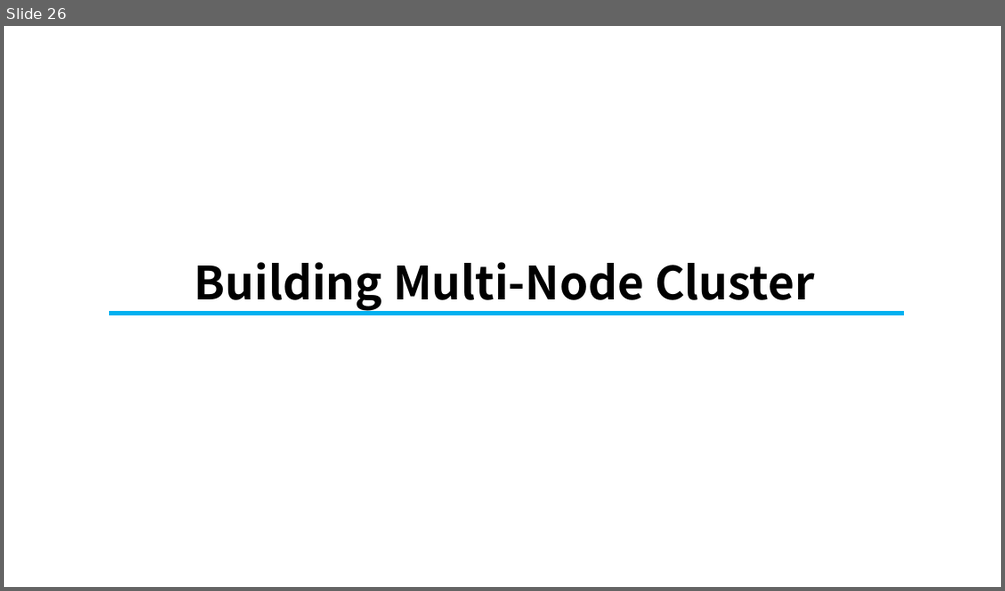
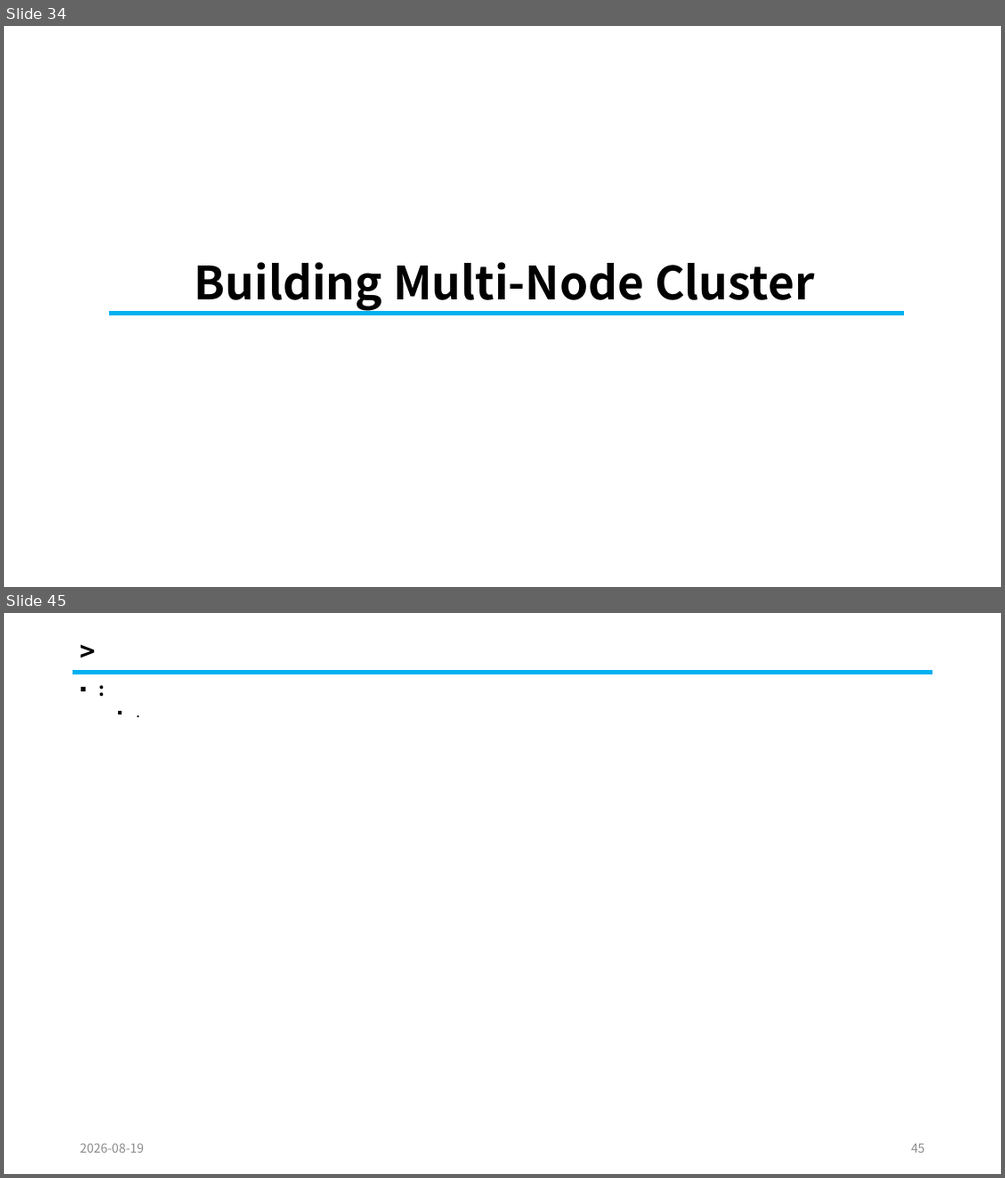
Before and after one commit to knix008/TestSimulator, a slide deck: Kubernetes/Kubernetes in Action Part 10-2026.08.25.pptx. Shown one above the other, each under a label of ours: slide 26 before the commit, slides 34 and 45 after it; the slides between them are not shown. The pictures are 1005x591 and 1005x1178 pixels, drawn with LibreOffice and Linux fonts; fonts in the diff are those of the drawing. Boxes give left, top, right and bottom in pixels: in the first picture for what was removed or moved away, otherwise in the second. Text is boxed around its words. In the diff, an @@ line names an element or a change of style, - is before the commit and + after.

```diff
--- a/Kubernetes/Kubernetes in Action Part 10-2026.08.25.pptx
+++ b/Kubernetes/Kubernetes in Action Part 10-2026.08.25.pptx
@@ slide 45 added at <box>4,613,1001,1174</box>, background #FFFFFF @@
@@ title added at <box>73,638,933,669</box>, 25.2 pt, text #000000, bold @@
+>
@@ text added at <box>73,676,933,1137</box>, 18 pt, text #000000, bold @@
+▪ :
+  ▪ .
@@ line added from (73, 673) to (933, 673), #00B0F0 4.5 pt @@
@@ text added at <box>80,1143,144,1152</box>, 12 pt, text #8C8C8C @@
+2026-08-19
@@ page number added at <box>911,1143,925,1152</box>, 12 pt, text #8C8C8C @@
+45
@@ what was slide 26 is now slide 34 @@
```
Also in this commit, not shown: 30 slides changed, 31 other slides added, 23 slides removed, 23 other files.
